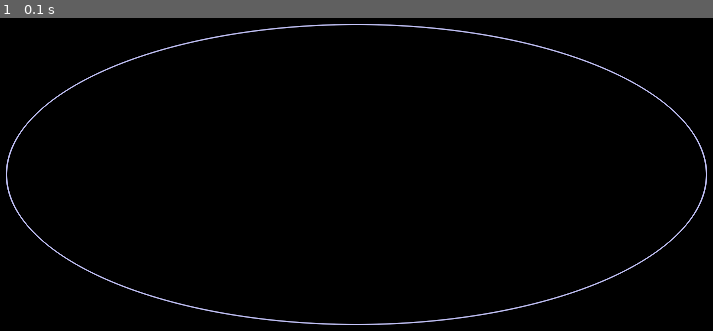
Above: before the commit, frame 1.
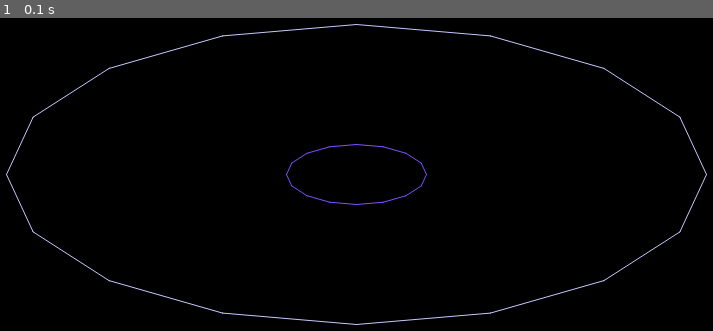
Above: after the commit, the same moment.

Repository: ckreitma-uc/info3uca2025
Game: pygame game, started from pygame/pygame002_ovalo.py
The game is run twice, just before and just after one commit, with the same random seed, the same clock (stepped at 60 frames per second) and the same inputs.
Inputs:
- Up to frame 1 (0.1 s): no input

The runs differ from the first frame. In frame 1, 2.5% of the frame differs, in the area x 0-100%, y 1-99%.

Commit message:
Con el código del libro y los ejemplos

Diff:
--- a/pygame/pygame002_ovalo.py
+++ b/pygame/pygame002_ovalo.py
@@ -14,7 +14,7 @@
 r1 = 350
 r2 = 150
 
-cantidad_rectas = 2000
+cantidad_rectas = 16
 while running:
     event = pygame.event.poll()
     if event.type == pygame.QUIT:
@@ -31,4 +31,10 @@
         y2 = centro['y'] + r2*sin(angulo2)
         # print(f'Puntos=<{i},{x1},{y1},{x2},{y2}')
         pygame.draw.aaline(screen, (200, 200, 255), (x1, y1), (x2, y2))
+        factor = 0.2
+        x3 = factor*x1 + (centro['x'] - factor*centro['x'])
+        y3 = factor*y1 + (centro['y'] - factor*centro['y'])
+        x4 = factor*x2 + (centro['x'] - factor*centro['x'])
+        y4 = factor*y2 + (centro['y'] - factor*centro['y'])
+        pygame.draw.aaline(screen, (130, 80, 255), (x3, y3), (x4, y4))
     pygame.display.flip()
Not shown, added: graphicsbook-1.4-web-site/a1/guessing-game.html
Not shown, added: graphicsbook-1.4-web-site/a1/index.html
Not shown, added: graphicsbook-1.4-web-site/a1/s1.html
Not shown, added: graphicsbook-1.4-web-site/a1/s2.html
Not shown, added: graphicsbook-1.4-web-site/a1/s3.html
Not shown, added: graphicsbook-1.4-web-site/a1/s4.html
Not shown, added: graphicsbook-1.4-web-site/a2/index.html
Not shown, added: graphicsbook-1.4-web-site/a2/s1.html
Not shown, added: graphicsbook-1.4-web-site/a2/s2.html
Not shown, added: graphicsbook-1.4-web-site/a2/s3.html
Not shown, added: graphicsbook-1.4-web-site/a2/s4.html
Not shown, added: graphicsbook-1.4-web-site/a3/index.html
(and 36 more such lines)
